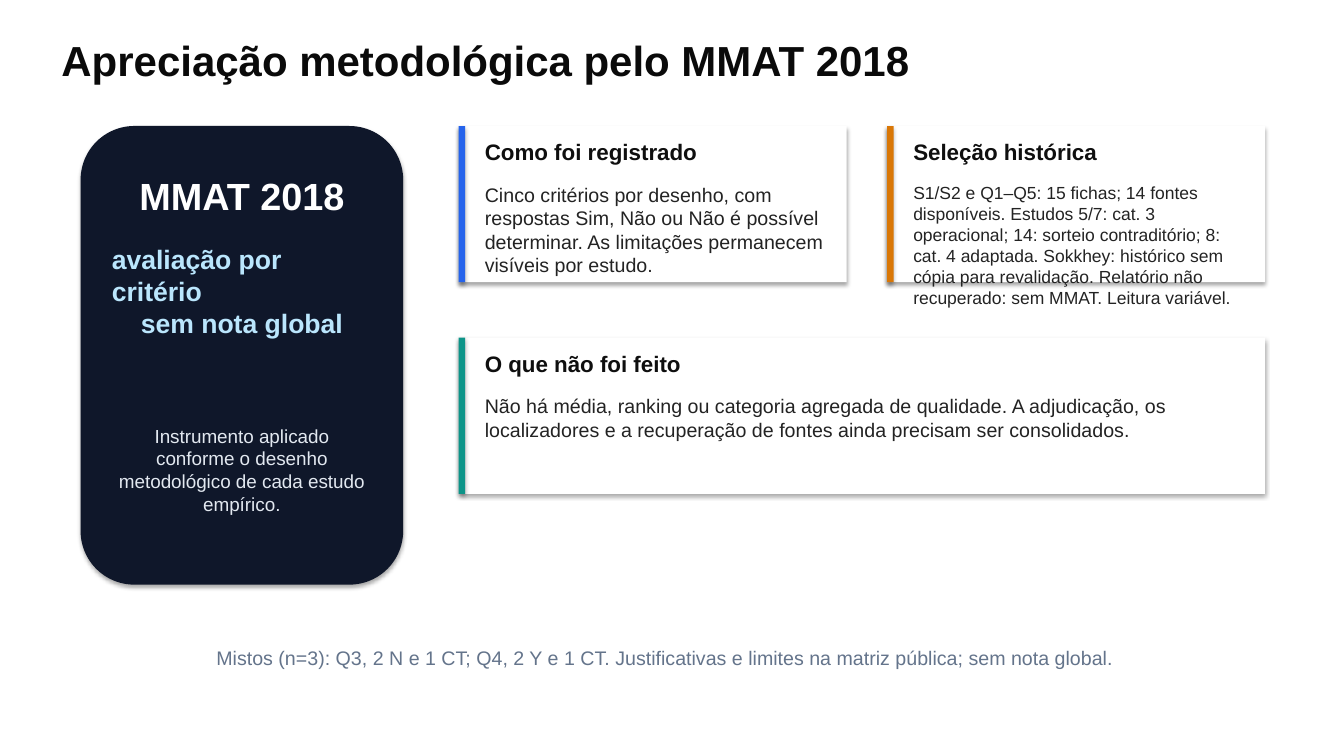
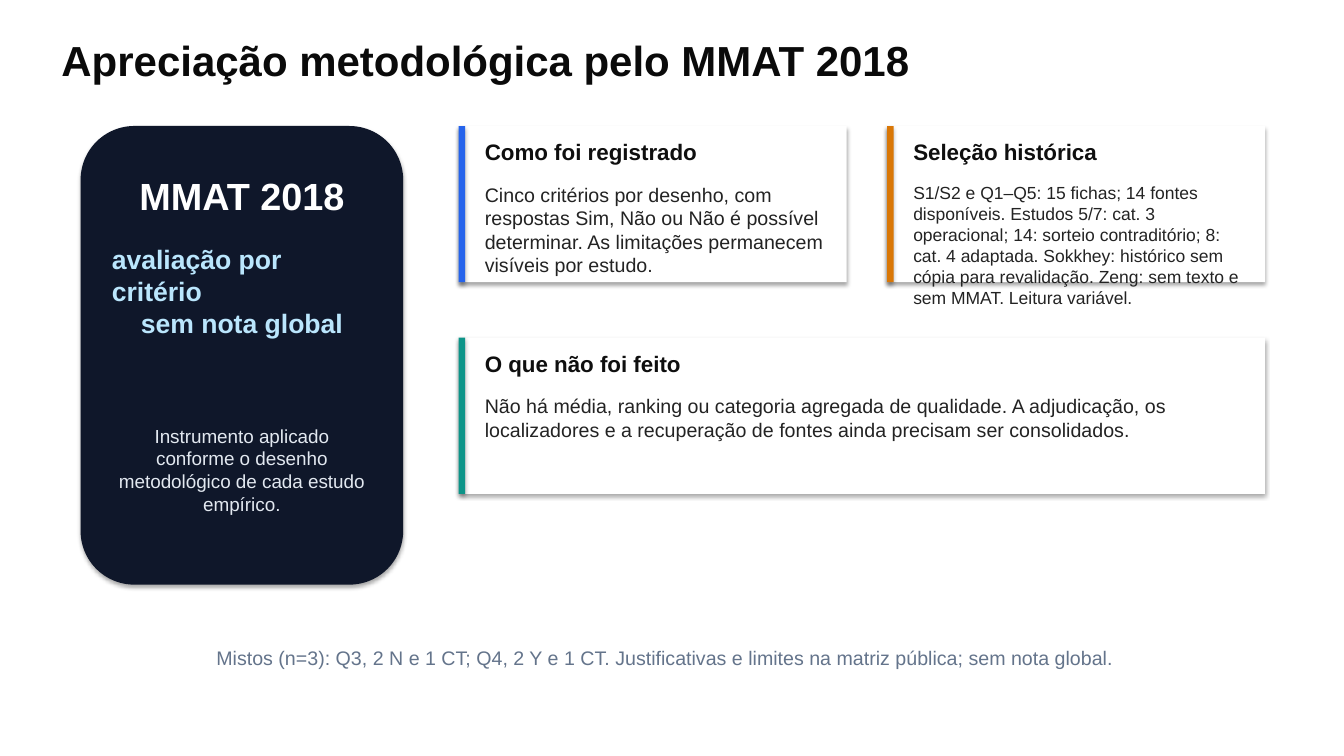
Before and after one commit to thalesfb/ccw, a slide deck: slide 13 of results/tcc/presentation/ensino_personalizado_de_matematica_tcc.pptx. Drawn at 1344x756 pixels with LibreOffice and Linux fonts; fonts in the diff are those of the drawing. Boxes give left, top, right and bottom in pixels: in the first picture for what was removed or moved away, otherwise in the second. Text is boxed around its words. In the diff, an @@ line names an element or a change of style, - is before the commit and + after.

Commit message:
:memo: docs(tcc): reconcile Sokkhey retrieval flow

```diff
--- a/results/tcc/presentation/ensino_personalizado_de_matematica_tcc.pptx
+++ b/results/tcc/presentation/ensino_personalizado_de_matematica_tcc.pptx
@@ text at [913, 186, 1239, 304]: text changed @@
-S1/S2 e Q1–Q5: 15 fichas; 14 fontes disponíveis. Estudos 5/7: cat. 3 operacional; 14: sorteio contraditório; 8: cat. 4 adaptada. Sokkhey: histórico sem cópia para revalidação. Relatório não recuperado: sem MMAT. Leitura variável.
+S1/S2 e Q1–Q5: 15 fichas; 14 fontes disponíveis. Estudos 5/7: cat. 3 operacional; 14: sorteio contraditório; 8: cat. 4 adaptada. Sokkhey: histórico sem cópia para revalidação. Zeng: sem texto e sem MMAT. Leitura variável.
```
Also in this commit, not shown: 3 other slides changed, 55 other files.
